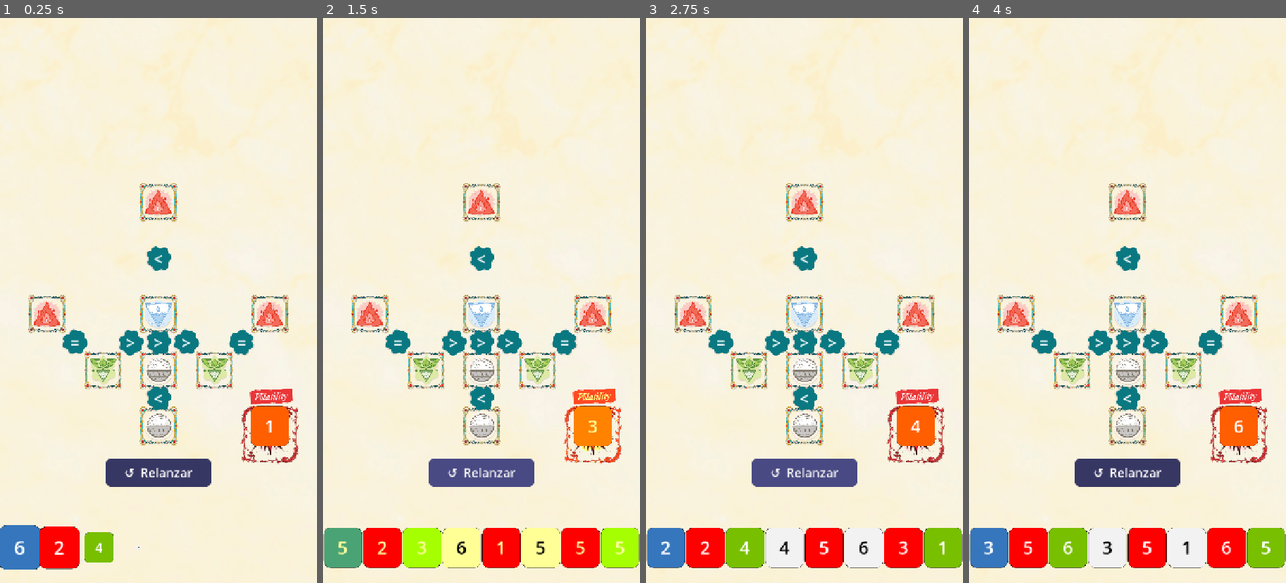
Above: before the commit, frames 1-4 (left to right).
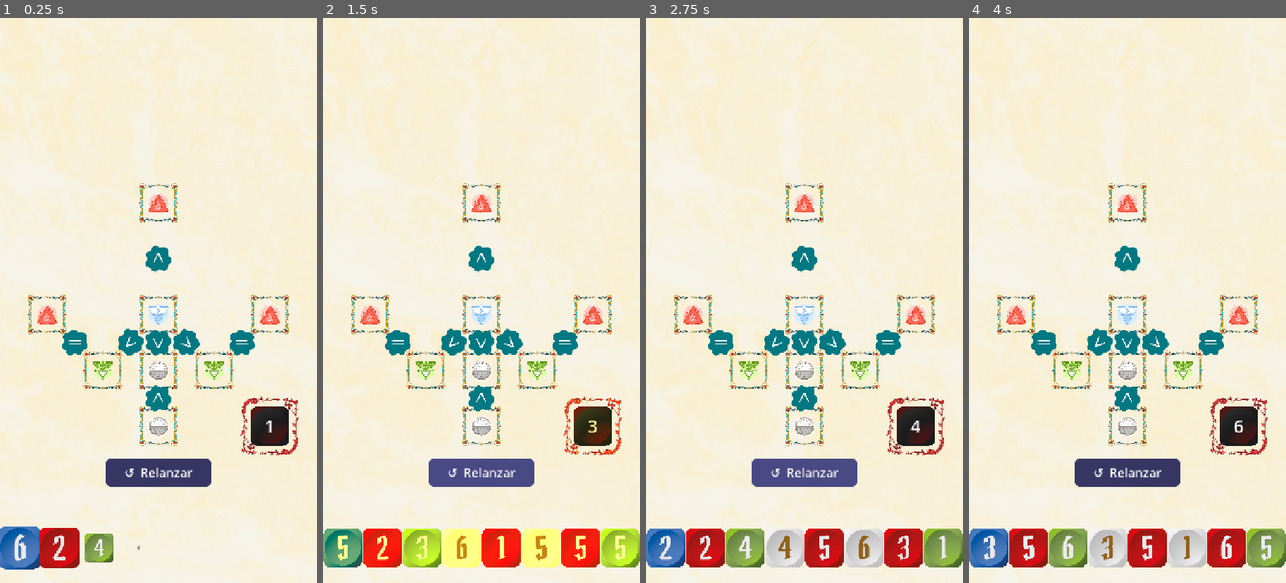
Above: after the commit, the same moments.

Repository: flipper83/pocimas
Game: Godot game, scene res://scenes/main.tscn
Two runs of this game, one before a commit and one after it. Both use one fixed random seed, a clock stepped at 60 frames per second and the inputs below.
Inputs (mouse positions are in pixels of both pictures, inside the frame that each line leads up to):
- Up to frame 1 (0.25 s): no input
- Up to frame 2 (1.5 s): click "↺ Relanzar" at 0.5 s; click "↺ Relanzar" at 1.25 s
- Up to frame 3 (2.75 s): click "↺ Relanzar" at 2 s
- Up to frame 4 (4 s): tap Enter at 2.75 s; move the mouse to (1197, 272) at 2.77 s; click (1197, 272) at 2.92 s; tap Space at 3.5 s; drag from (1064, 328) to (1111, 413) at 3.52 s

The runs differ from the first frame. In frame 1, 7.5% of the frame differs, in the area x 0-96%, y 8-98%; in frame 2, 11%; in frame 3, 11%, in the area x 0-100%, y 8-98%; in frame 4, 11%.

Commit message:
feat: replace game assets with the new art
- Dice: 24 faces + blank black die extracted from Dados.ai at 352px,
  number baked into the texture (Label removed)
- Elements: FrameD6 + ingredient icon as separate sprites; grass uses Soil
- Volatility: new frame, explosion icon and blank black die
- Operators: baked-symbol textures; "<" is ">" mirrored, directional
  ops follow the from→to line, symmetric ones stay upright
- Background: fondo.jpg downscaled to 3200x1280
- Editor uses the new ingredient icons
- Unused new assets copied in (other ingredients, ≈, note bg, illustration)

Co-Authored-By: Claude Opus 5.5 <noreply@anthropic.com>

Diff:
--- a/scenes/die.tscn
+++ b/scenes/die.tscn
@@ -6,12 +6,3 @@
 script = ExtResource("1_die")
 
 [node name="Sprite2D" type="Sprite2D" parent="."]
-
-[node name="Label" type="Label" parent="."]
-offset_left = -44.0
-offset_top = -46.0
-offset_right = 44.0
-offset_bottom = 46.0
-theme_override_font_sizes/font_size = 40
-horizontal_alignment = 1
-vertical_alignment = 1
--- a/scenes/element.tscn
+++ b/scenes/element.tscn
@@ -1,8 +1,12 @@
 [gd_scene format=3 uid="uid://cvqhmt82nsp17"]
 
 [ext_resource type="Script" path="res://scripts/element_node.gd" id="1_elem"]
+[ext_resource type="Texture2D" path="res://assets/frames/frame_d6.png" id="2_frame"]
 
 [node name="Element" type="Node2D"]
 script = ExtResource("1_elem")
 
-[node name="Sprite2D" type="Sprite2D" parent="."]
+[node name="Frame" type="Sprite2D" parent="."]
+texture = ExtResource("2_frame")
+
+[node name="Icon" type="Sprite2D" parent="."]
--- a/scenes/operation.tscn
+++ b/scenes/operation.tscn
@@ -1,20 +1,8 @@
 [gd_scene format=3 uid="uid://bop3sc4ne001"]
 
 [ext_resource type="Script" path="res://scripts/operation_node.gd" id="1_op"]
-[ext_resource type="Texture2D" path="res://assets/operator.png" id="2_tex"]
 
 [node name="Operation" type="Node2D"]
 script = ExtResource("1_op")
 
 [node name="Sprite2D" type="Sprite2D" parent="."]
-texture = ExtResource("2_tex")
-
-[node name="Label" type="Label" parent="."]
-offset_left = -30.0
-offset_top = -30.0
-offset_right = 30.0
-offset_bottom = 30.0
-theme_override_colors/font_color = Color(1, 1, 1, 1)
-theme_override_font_sizes/font_size = 36
-horizontal_alignment = 1
-vertical_alignment = 1
--- a/scenes/volatility.tscn
+++ b/scenes/volatility.tscn
@@ -1,8 +1,9 @@
 [gd_scene format=3 uid="uid://bvol4t1l1t3"]
 
 [ext_resource type="Script" path="res://scripts/volatility_node.gd" id="1_vol"]
-[ext_resource type="Texture2D" path="res://assets/volatility.png" id="2_back"]
-[ext_resource type="Texture2D" path="res://assets/orange.png" id="3_die"]
+[ext_resource type="Texture2D" path="res://assets/frames/frame_volatility.png" id="2_back"]
+[ext_resource type="Texture2D" path="res://assets/dice/black.png" id="3_die"]
+[ext_resource type="Texture2D" path="res://assets/ingredients/volatility.png" id="4_icon"]
 
 [node name="Volatility" type="Node2D"]
 script = ExtResource("1_vol")
@@ -10,14 +11,17 @@
 [node name="BackSprite" type="Sprite2D" parent="."]
 texture = ExtResource("2_back")
 
+[node name="IconSprite" type="Sprite2D" parent="."]
+texture = ExtResource("4_icon")
+
 [node name="DieSprite" type="Sprite2D" parent="."]
 texture = ExtResource("3_die")
 
 [node name="Label" type="Label" parent="."]
 offset_left = -44.0
-offset_top = -46.0
+offset_top = -44.0
 offset_right = 44.0
-offset_bottom = 46.0
+offset_bottom = 44.0
 theme_override_colors/font_color = Color(1, 1, 1, 1)
 theme_override_font_sizes/font_size = 40
 horizontal_alignment = 1
--- a/scripts/die_node.gd
+++ b/scripts/die_node.gd
@@ -1,13 +1,8 @@
 class_name DieNode
 extends Node2D
 
-const SPRITE_SCALE := 0.5
-const TEXTURES: Dictionary = {
-	"red": preload("res://assets/rojo.png"),
-	"white": preload("res://assets/blanco.png"),
-	"green": preload("res://assets/gren.png"),
-	"blue": preload("res://assets/blue.png"),
-}
+const SPRITE_SCALE := 0.25
+const TEXTURE_PATH := "res://assets/dice/%s_%d.png"
 const ELEMENT_MAP: Dictionary = {
 	"red": "fire",
 	"white": "salt",
@@ -21,7 +16,6 @@
 var is_placed: bool = false
 
 @onready var _sprite: Sprite2D = $Sprite2D
-@onready var _label: Label = $Label
 
 var _active_tween: Tween = null
 var _highlighted: bool = false
@@ -31,11 +25,8 @@
 	die_value = p_value
 	home_position = p_pos
 	position = p_pos
-	_sprite.texture = TEXTURES[color_key]
 	_sprite.scale = Vector2(SPRITE_SCALE, SPRITE_SCALE)
-	_label.text = str(die_value)
-	var font_color := Color.BLACK if color_key == "white" else Color.WHITE
-	_label.add_theme_color_override("font_color", font_color)
+	_update_texture()
 
 func animate_appear(delay: float = 0.0) -> void:
 	scale = Vector2.ZERO
@@ -65,22 +56,25 @@
 	queue_redraw()
 
 func update_value_display() -> void:
-	_label.text = str(die_value)
+	_update_texture()
 	var tween := create_tween()
 	tween.tween_property(self, "modulate", Color(1.6, 1.6, 0.4, 1.0), 0.08)
 	tween.tween_property(self, "modulate", Color.WHITE, 0.28)
+
+func _update_texture() -> void:
+	_sprite.texture = load(TEXTURE_PATH % [color_key, die_value])
 
 func matches_element(element_type: String) -> bool:
 	return ELEMENT_MAP.get(color_key, "") == element_type
 
 func get_hit_rect() -> Rect2:
 	if not _sprite or not _sprite.texture:
-		return Rect2(position - Vector2(44, 46), Vector2(88, 92))
+		return Rect2(position - Vector2(44, 44), Vector2(88, 88))
 	var half := _sprite.texture.get_size() * SPRITE_SCALE * 0.5
 	return Rect2(position - half, half * 2.0)
 
 func _draw() -> void:
 	if not _highlighted:
 		return
-	var half := Vector2(44.0, 46.0)
+	var half := Vector2(44.0, 44.0)
 	draw_rect(Rect2(-half, half * 2.0), Color(1.0, 0.85, 0.0, 0.95), false, 5.0)
--- a/scripts/element_node.gd
+++ b/scripts/element_node.gd
@@ -3,22 +3,24 @@
 
 const SPRITE_SCALE := 0.35
 const TEXTURES: Dictionary = {
-	"fire": preload("res://assets/fuego.png"),
-	"water": preload("res://assets/agua.png"),
-	"salt": preload("res://assets/sal.png"),
-	"grass": preload("res://assets/hierba.png"),
+	"fire": preload("res://assets/ingredients/fire.png"),
+	"water": preload("res://assets/ingredients/water.png"),
+	"salt": preload("res://assets/ingredients/salt.png"),
+	"grass": preload("res://assets/ingredients/soil.png"),
 }
 
 var element_type: String = ""
 var placed_die_value: int = -1
 
-@onready var _sprite: Sprite2D = $Sprite2D
+@onready var _frame: Sprite2D = $Frame
+@onready var _icon: Sprite2D = $Icon
 
 func setup(p_type: String, p_pos: Vector2) -> void:
 	element_type = p_type
 	position = p_pos
-	_sprite.texture = TEXTURES[element_type]
-	_sprite.scale = Vector2(SPRITE_SCALE, SPRITE_SCALE)
+	_icon.texture = TEXTURES[element_type]
+	_icon.scale = Vector2(SPRITE_SCALE, SPRITE_SCALE)
+	_frame.scale = Vector2(SPRITE_SCALE, SPRITE_SCALE)
 
 func show_fail() -> void:
 	var tween := create_tween()
@@ -26,7 +28,7 @@
 	tween.tween_property(self, "modulate", Color.WHITE, 0.5)
 
 func get_hit_rect() -> Rect2:
-	if not _sprite or not _sprite.texture:
-		return Rect2(position - Vector2(44, 46), Vector2(88, 92))
-	var half := _sprite.texture.get_size() * SPRITE_SCALE * 0.5
+	if not _frame or not _frame.texture:
+		return Rect2(position - Vector2(44, 45), Vector2(88, 90))
+	var half := _frame.texture.get_size() * SPRITE_SCALE * 0.5
 	return Rect2(position - half, half * 2.0)
--- a/scripts/game.gd
+++ b/scripts/game.gd
@@ -1,6 +1,6 @@
 extends Node2D
 
-const BG_TEXTURE := preload("res://assets/texture.png")
+const BG_TEXTURE := preload("res://assets/backgrounds/background.jpg")
 const DIE_SCENE := preload("res://scenes/die.tscn")
 const ELEMENT_SCENE := preload("res://scenes/element.tscn")
 const OPERATION_SCENE := preload("res://scenes/operation.tscn")
@@ -12,7 +12,7 @@
 const DICE_BOTTOM_MARGIN := 80.0
 
 # Board row layout — 5 elements + 4 operators centered in screen width
-# element sprite: 252px * 0.35 = 88.2px  |  operator sprite: 157px * 0.38 = 59.7px
+# element sprite: 252px * 0.35 = 88.2px  |  operator sprite: 148px * 0.403 = 59.6px
 const _ELEM_HALF_W := 44.1
 const _OP_HALF_W := 29.85
 const _SLOT_W := 147.9  # _ELEM_HALF_W*2 + _OP_HALF_W*2
--- a/scripts/operation_node.gd
+++ b/scripts/operation_node.gd
@@ -1,26 +1,26 @@
 class_name OperationNode
 extends Node2D
 
-const SPRITE_SCALE := 0.38
-const SYMBOLS: Dictionary = {
-	"gt": ">",
-	"lt": "<",
-	"eq": "=",
-	"ne": "≠",
+const SPRITE_SCALE := 0.403
+# "lt" reuses the "gt" texture mirrored horizontally
+const TEXTURES: Dictionary = {
+	"gt": preload("res://assets/operators/greater.png"),
+	"lt": preload("res://assets/operators/greater.png"),
+	"eq": preload("res://assets/operators/equal.png"),
+	"ne": preload("res://assets/operators/not_equal.png"),
 }
+const DIRECTIONAL_TYPES: Array = ["gt", "lt"]
 
 var op_type: String = "gt"
 var from_elem_idx: int = -1
 var to_elem_idx: int = -1
 
 @onready var _sprite: Sprite2D = $Sprite2D
-@onready var _label: Label = $Label
 
 func setup(p_type: String, p_pos: Vector2) -> void:
 	op_type = p_type
 	position = p_pos
-	_sprite.scale = Vector2(SPRITE_SCALE, SPRITE_SCALE)
-	_label.text = SYMBOLS[op_type]
+	_apply_texture()
 
 func setup_between(p_type: String, pos_a: Vector2, pos_b: Vector2, idx_a: int, idx_b: int) -> void:
 	op_type = p_type
@@ -29,10 +29,15 @@
 	position = (pos_a + pos_b) * 0.5
 	var dir := pos_b - pos_a
 	rotation = dir.angle()
+	_apply_texture()
+	# ">"/"<" follow the from→to direction; symmetric symbols stay upright
+	if not DIRECTIONAL_TYPES.has(op_type):
+		_sprite.rotation = -rotation
+
+func _apply_texture() -> void:
+	_sprite.texture = TEXTURES[op_type]
 	_sprite.scale = Vector2(SPRITE_SCALE, SPRITE_SCALE)
-	_label.text = SYMBOLS[op_type]
-	_label.pivot_offset = Vector2(30.0, 30.0)
-	_label.rotation = -rotation
+	_sprite.flip_h = op_type == "lt"
 
 func check(left_val: int, right_val: int) -> bool:
 	match op_type:
--- a/scripts/volatility_node.gd
+++ b/scripts/volatility_node.gd
@@ -2,17 +2,20 @@
 extends Node2D
 
 const BACK_SCALE := 0.55
-const DIE_SCALE := 0.5
+const ICON_SCALE := 0.55
+const DIE_SCALE := 0.25
 
 var die_value: int = 1
 var _highlighted: bool = false
 
 @onready var _back: Sprite2D = $BackSprite
+@onready var _icon: Sprite2D = $IconSprite
 @onready var _die_sprite: Sprite2D = $DieSprite
 @onready var _label: Label = $Label
 
 func _ready() -> void:
 	_back.scale = Vector2(BACK_SCALE, BACK_SCALE)
+	_icon.scale = Vector2(ICON_SCALE, ICON_SCALE)
 	_die_sprite.scale = Vector2(DIE_SCALE, DIE_SCALE)
 	_label.text = "1"
 
@@ -28,10 +31,10 @@
 	tween.tween_property(self, "modulate", Color.WHITE, 0.28)
 
 func get_hit_rect() -> Rect2:
-	return Rect2(position - Vector2(44, 46), Vector2(88, 92))
+	return Rect2(position - Vector2(44, 44), Vector2(88, 88))
 
 func _draw() -> void:
 	if not _highlighted:
 		return
-	var half := Vector2(44.0, 46.0)
+	var half := Vector2(44.0, 44.0)
 	draw_rect(Rect2(-half, half * 2.0), Color(1.0, 0.85, 0.0, 0.95), false, 5.0)
Binary file removed: assets/agua.png
Not shown, removed: assets/agua.png.import
Binary file added: assets/backgrounds/back_illustration.png
Binary file added: assets/backgrounds/background.jpg
Binary file added: assets/backgrounds/note_background.png
Binary file removed: assets/blanco.png
Not shown, removed: assets/blanco.png.import
Binary file removed: assets/blue.png
Not shown, removed: assets/blue.png.import
Binary file added: assets/dice/black.png
Binary file added: assets/dice/blue_1.png
Binary file added: assets/dice/blue_2.png
(and 59 more such lines)
